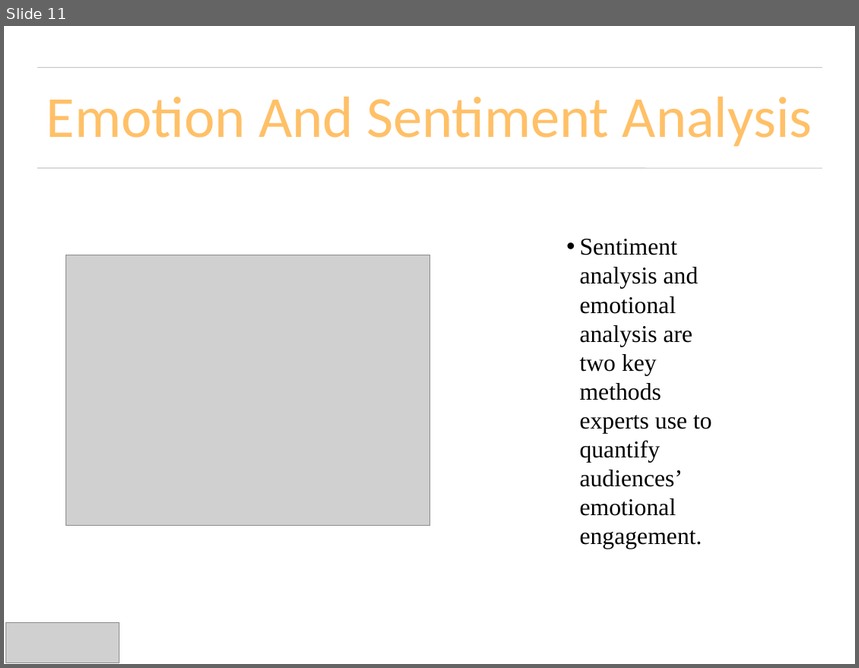
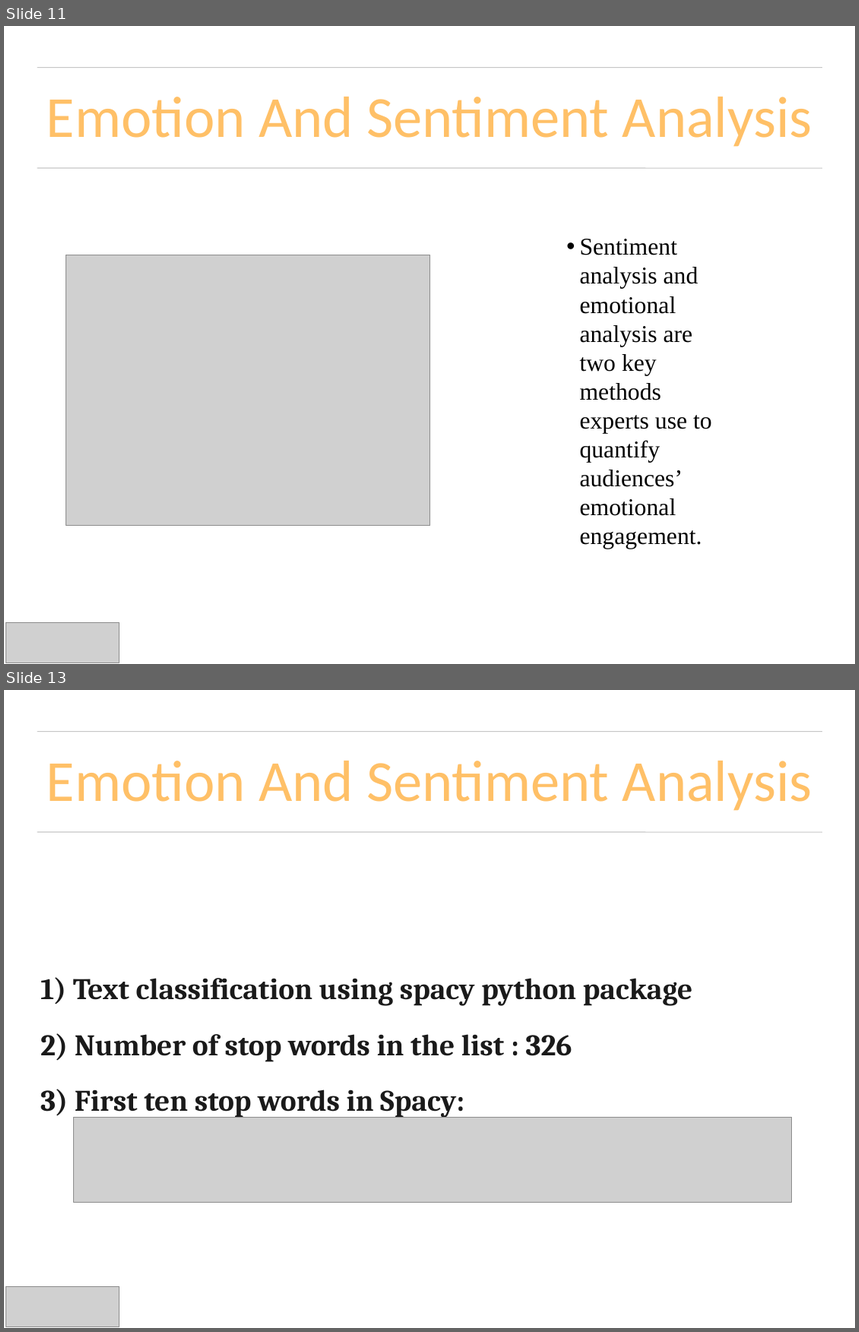
Before and after one commit to UNCG-CSE/Budget_Text_Analysis, a slide deck: doc/Presentations/Budget_Text_ProjectPresentation.pptx. Shown one above the other, each under a label of ours: slide 11 before the commit, slides 11 and 13 after it; the slides between them are not shown. The pictures are 859x668 and 859x1332 pixels, drawn with LibreOffice and Linux fonts; fonts in the diff are those of the drawing; grey boxes stand for pictures. Boxes give left, top, right and bottom in pixels: in the first picture for what was removed or moved away, otherwise in the second. Text is boxed around its words. In the diff, an @@ line names an element or a change of style, - is before the commit and + after.

```diff
--- a/doc/Presentations/Budget_Text_ProjectPresentation.pptx
+++ b/doc/Presentations/Budget_Text_ProjectPresentation.pptx
@@ slide 13 added at (4, 690, 855, 1328), background #FFFFFF; not listed: 2 template elements that a slide beside it also shows @@
@@ title added at (47, 761, 813, 811), 70 pt, text #FFC067 @@
+Emotion And Sentiment Analysis
@@ text added at (40, 977, 693, 1118), 36 pt, text #1A1A1A, bold @@
+1) Text classification using spacy python package
+2) Number of stop words in the list : 326
+3) First ten stop words in Spacy:
@@ picture added at (73, 1117, 792, 1203) @@
@@ picture added at (6, 1287, 120, 1327) @@
```
Also in this commit, not shown: 1 slide changed, 1 other slide added.
